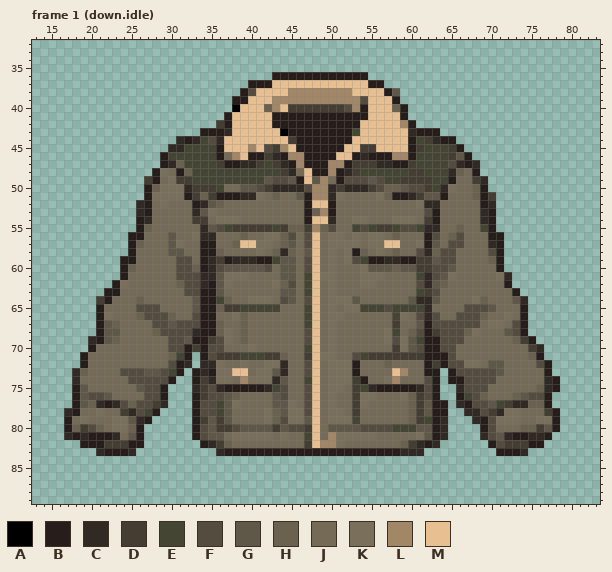
Edited in one commit: pixel-art file (assets/source/characters/player-r01/editable/top.field-jacket.aseprite). This is how it looked before the edit.
96x144 pixels, 4 frames. Colours within 5 levels of each other are drawn and written as one. Shown: frame 1 (down.idle): x 13..83, y 32..89. The commit also changed other frames, which this record leaves out.
Palette (. is transparent): A #000000  B #271e1c  C #312924  D #443d32  E #454533  F #544c3f  G #5f5747  H #6b614f  J #746a56  K #7a6f5b  L #a28767  M #e7bf91
Once edited:
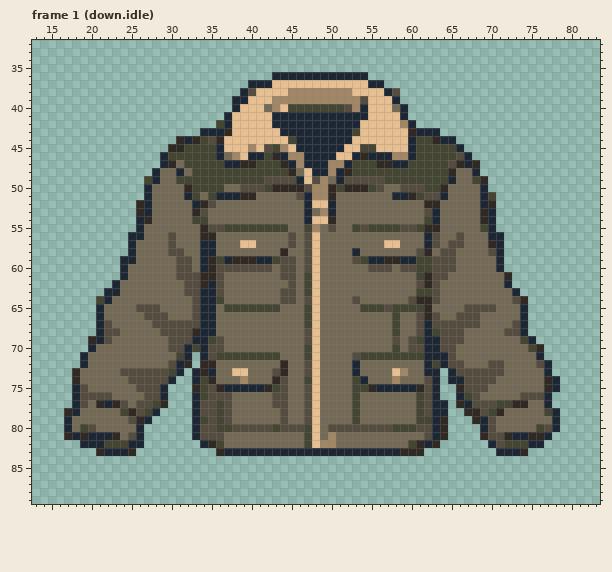
What changed:
colour B: #271e1c -> #1e2835
Changed rows in their new state; - is a pixel that keeps its letter.
Frame 1 (down.idle):
first column x 18:
38 ----------------------------------------F-------------------
40 --------------------B---J--EEEEEEE------J-------------------
42 ------------------E-----------------------------------------
43 --------------------------B---------------------------------
44 ---------------------------E----------------E---------------
45 -------------------------E----------EE-----E---E------------
46 ------------------------E----------------------EF-----------
47 -------------J----E----E-E---------EEE----E-----------------
48 -----------J--J-----------E--------E------EE----J-----------
49 ---------E--JEE---------F--F--F------F---EEEE-----E---------
50 ----------JJJJ-EEE---FF-E--------E---E-JJF--E--J--J---------
51 ----------JJJJ-EJE-----J-J--F----J----JJ---EFF----J-E-------
52 -----------J-----FJ------------------------J----------------
53 ----------------FJ------------J-----------------------------
54 ---------------EE-JJJ--------------JJ---JJJ-E---------------
55 ---------J-------F--EEEEE-EJJE-J------EE--------J-----------
56 ------------F--J-----J--JJJ-----JJ-J-JJ-J------J------------
57 --------J---FJ------J--JJ-JF----JJJJ-JJ----J-F--------------
58 ------------FF----J----J-J-J-F--J-J-J-J-J----J--------------
59 ------------------E-------FF----J-J--------EEF------J-------
60 -------J-------J---FFFFF--FF----J---JFFFJFFEE--F------------
61 ------------------FJJJ----FF---JJ---JJJ-------FJ-----J------
62 ------J------J----FJ-----JJ-----J---JJ-------FJ-------------
63 ------------------F-------FF----J-----------E---------------
64 ---E----J------F---J--JJJ--F----JJJF------F--F----JJ---F----
65 ---------------F--JEE-----------J-JJ----------------F-------
66 ----J---J---J-------JJ----------JJ-------J---------J--J-----
67 ----FJ------F-----J--J----------J-------E--F--------JJ------
68 ----FF----J-------JJ-J----------J------J--J--E---JJ---F-----
69 ----FJ--------F--E-J-J----------J------J-JF------------JE---
70 ---------------E------J---------J-------EJF--------------E--
71 ------------J-----EEE---EEJ--E-JJ----EEEEEEE-------------J--
72 ------------------J--J--JJ------JJJ----J-----E---JJ-FF------
73 -J-------FF-------JJ---JJF------JJJ------------------F------
74 ----------------E-JJ--JJJ-F-----JJJE---J--------------------
75 -F------F-------E---------------JJ-E----------------------J-
76 -F--F-----------E--FJ----F------J--EJJ---JJE-------J---JF---
77 -FJ----J--E--------FJ----FFJ----J--EJ-----JEF-------F-E--JJ-
78 ---J--E------------F----JJFJJ---JJ-E------JEF-------E-JJ---E
79 -J---JJF--------EFEF----JJ-JJF--JJJ-------JE---------JJJ--JJ
80 JE-J-JJJ---------FEE-FFFFEF--E--FFFF-------FF-----------JJEF
81 -------F---------FF-JJJJJ-J------JJJJJ-----JF--------F------
82 ----EEE-----------EJ---------E---J-------JE-----------EEE---
